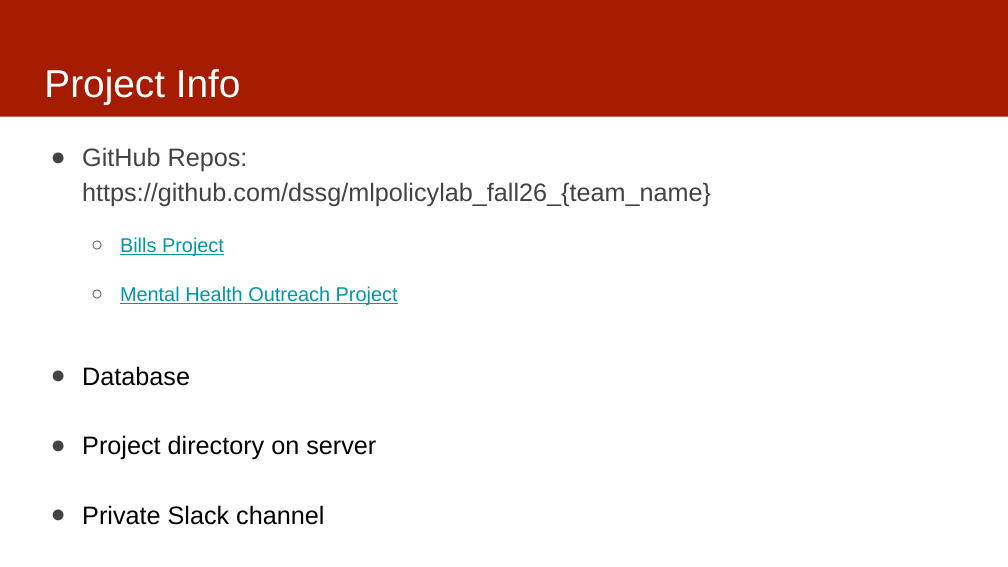
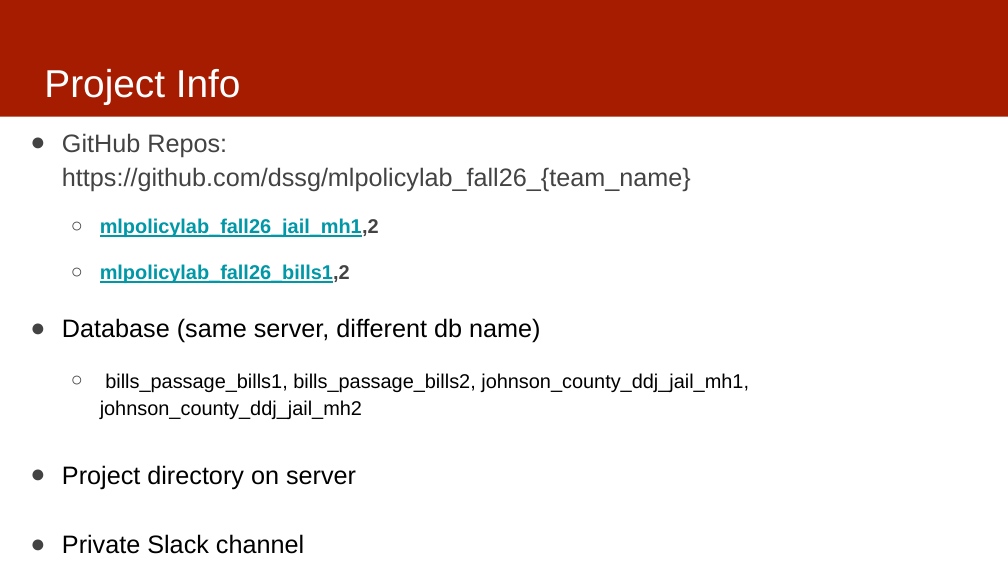
Before and after one commit to dssg/mlforpublicpolicylab, a slide deck: slide 4 of Lectures/03-casestudies.pptx (slide 3 before the commit). Drawn at 1008x567 pixels with LibreOffice and Linux fonts; fonts in the diff are those of the drawing. Boxes give left, top, right and bottom in pixels: in the first picture for what was removed or moved away, otherwise in the second. Text is boxed around its words. In the diff, an @@ line names an element or a change of style, - is before the commit and + after.

Commit message:
fall 26

```diff
--- a/Lectures/03-casestudies.pptx
+++ b/Lectures/03-casestudies.pptx
@@ text "GitHub Repos: https://github.com/dssg/mlpolicylab_fall26_{te ...": place and size @@
-text "GitHub Repos: https://github.com/dssg/mlpolicylab_fall26_{te ..." at bbox=[82, 147, 711, 525]
+text "GitHub Repos: https://github.com/dssg/mlpolicylab_fall26_{te ..." at bbox=[62, 133, 749, 489]
@@ text at bbox=[62, 218, 749, 419]: text changed; text colour #0097A7 to #000000 @@
-  ○ Bills Project
-  ○ Mental Health Outreach Project
-● Database
+  ○ mlpolicylab_fall26_jail_mh1,2
+  ○ mlpolicylab_fall26_bills1,2
+● Database (same server, different db name)
+  ○ bills_passage_bills1, bills_passage_bills2, johnson_county_ddj_jail_mh1, johnson_county_ddj_jail_mh2
```
Also in this commit, not shown: 1 other slide changed, 9 slides added.
